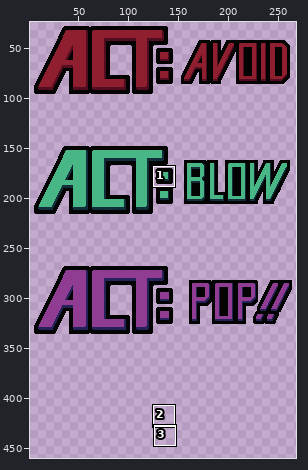
Two versions of one pixel-art file, ggj2025_bubble_mrm/res/ACTs.aseprite. Above: a wide view before the commit, with the close-up outlined.
Close-up. The starting point:
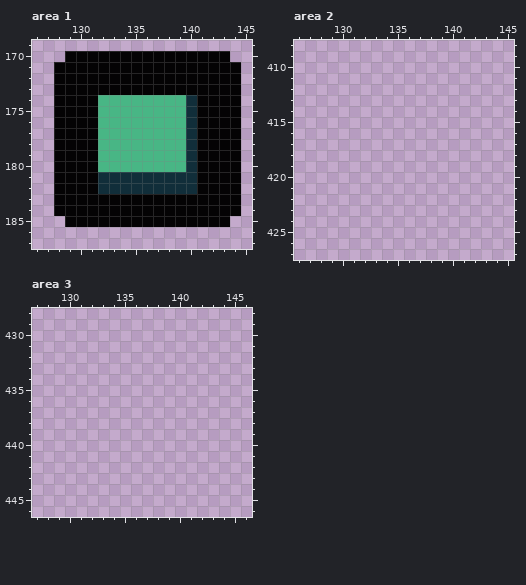
270x480 pixels, 1 frame. Shown: area 1: x 126..145, y 169..187; area 2: x 126..145, y 408..427; area 3: x 127..146, y 428..446. The old version is drawn lined up with the new one. The wide view leaves out empty margins. The commit also changed other parts of the picture, which this record leaves out.
After the commit:
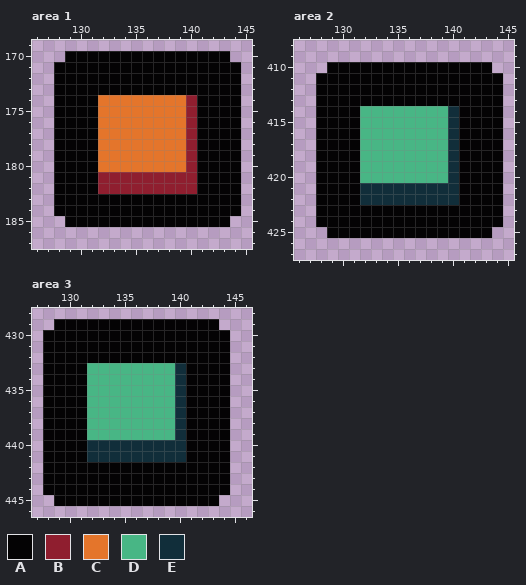
Palette (. is transparent): A #040304  B #8f1e2f  C #e4752b  D #48b685  E #112e3a
Changes in this commit:
whole drawing moved by +4,+0 (the old picture is shown already moved)
--- area 1
@@ x 130..142 @@
 173 AAAAAAAAAAAAA
-174 AADDDDDDDDEAA
-175 AADDDDDDDDEAA
-176 AADDDDDDDDEAA
-177 AADDDDDDDDEAA
-178 AADDDDDDDDEAA
-179 AADDDDDDDDEAA
-180 AADDDDDDDDEAA
-181 AAEEEEEEEEEAA
-182 AAEEEEEEEEEAA
+174 AACCCCCCCCBAA
+175 AACCCCCCCCBAA
+176 AACCCCCCCCBAA
+177 AACCCCCCCCBAA
+178 AACCCCCCCCBAA
+179 AACCCCCCCCBAA
+180 AACCCCCCCCBAA
+181 AABBBBBBBBBAA
+182 AABBBBBBBBBAA
 183 AAAAAAAAAAAAA
--- area 2
@@ x 126..145 @@
 409 ....................
-410 ....................
-411 ....................
-412 ....................
-413 ....................
-414 ....................
-415 ....................
-416 ....................
-417 ....................
-418 ....................
-419 ....................
-420 ....................
-421 ....................
-422 ....................
-423 ....................
-424 ....................
-425 ....................
+410 ...AAAAAAAAAAAAAAA..
+411 ..AAAAAAAAAAAAAAAAA.
+412 ..AAAAAAAAAAAAAAAAA.
+413 ..AAAAAAAAAAAAAAAAA.
+414 ..AAAADDDDDDDDEAAAA.
+415 ..AAAADDDDDDDDEAAAA.
+416 ..AAAADDDDDDDDEAAAA.
+417 ..AAAADDDDDDDDEAAAA.
+418 ..AAAADDDDDDDDEAAAA.
+419 ..AAAADDDDDDDDEAAAA.
+420 ..AAAADDDDDDDDEAAAA.
+421 ..AAAAEEEEEEEEEAAAA.
+422 ..AAAAEEEEEEEEEAAAA.
+423 ..AAAAAAAAAAAAAAAAA.
+424 ..AAAAAAAAAAAAAAAAA.
+425 ...AAAAAAAAAAAAAAA..
 426 ....................
--- area 3
@@ x 127..146 @@
 428 ....................
-429 ....................
-430 ....................
-431 ....................
-432 ....................
-433 ....................
-434 ....................
-435 ....................
-436 ....................
-437 ....................
-438 ....................
-439 ....................
-440 ....................
-441 ....................
-442 ....................
-443 ....................
-444 ....................
-445 ....................
+429 ..AAAAAAAAAAAAAAA...
+430 .AAAAAAAAAAAAAAAAA..
+431 .AAAAAAAAAAAAAAAAA..
+432 .AAAAAAAAAAAAAAAAA..
+433 .AAAADDDDDDDDEAAAA..
+434 .AAAADDDDDDDDEAAAA..
+435 .AAAADDDDDDDDEAAAA..
+436 .AAAADDDDDDDDEAAAA..
+437 .AAAADDDDDDDDEAAAA..
+438 .AAAADDDDDDDDEAAAA..
+439 .AAAADDDDDDDDEAAAA..
+440 .AAAAEEEEEEEEEAAAA..
+441 .AAAAEEEEEEEEEAAAA..
+442 .AAAAAAAAAAAAAAAAA..
+443 .AAAAAAAAAAAAAAAAA..
+444 .AAAAAAAAAAAAAAAAA..
+445 ..AAAAAAAAAAAAAAA...
 446 ....................
Changed places in both close-ups, as pixel boxes (x1, y1, x2, y2):
changed: (98, 95, 197, 194)
added: (316, 62, 503, 238)
added: (43, 319, 230, 506)
